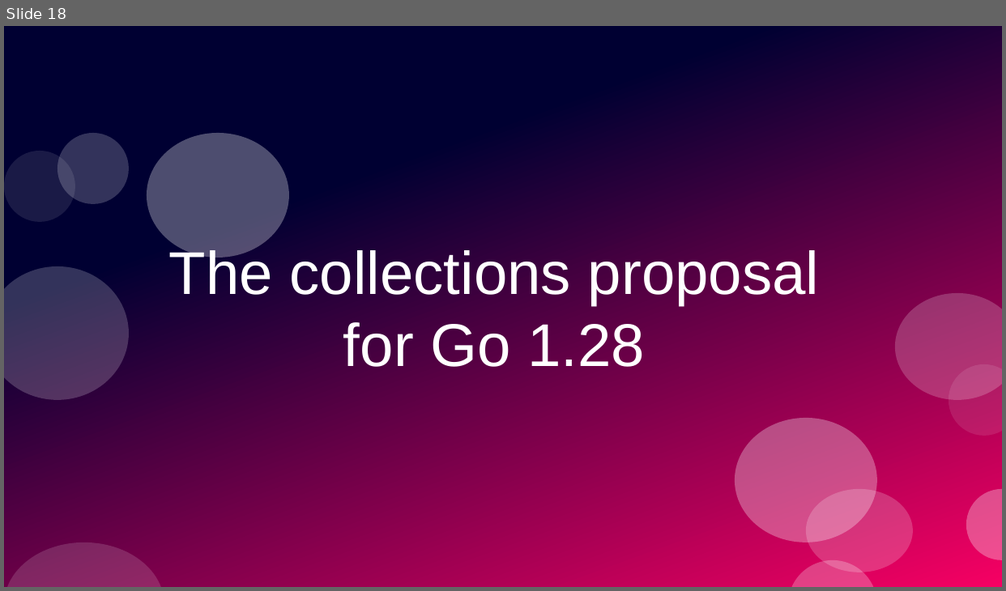
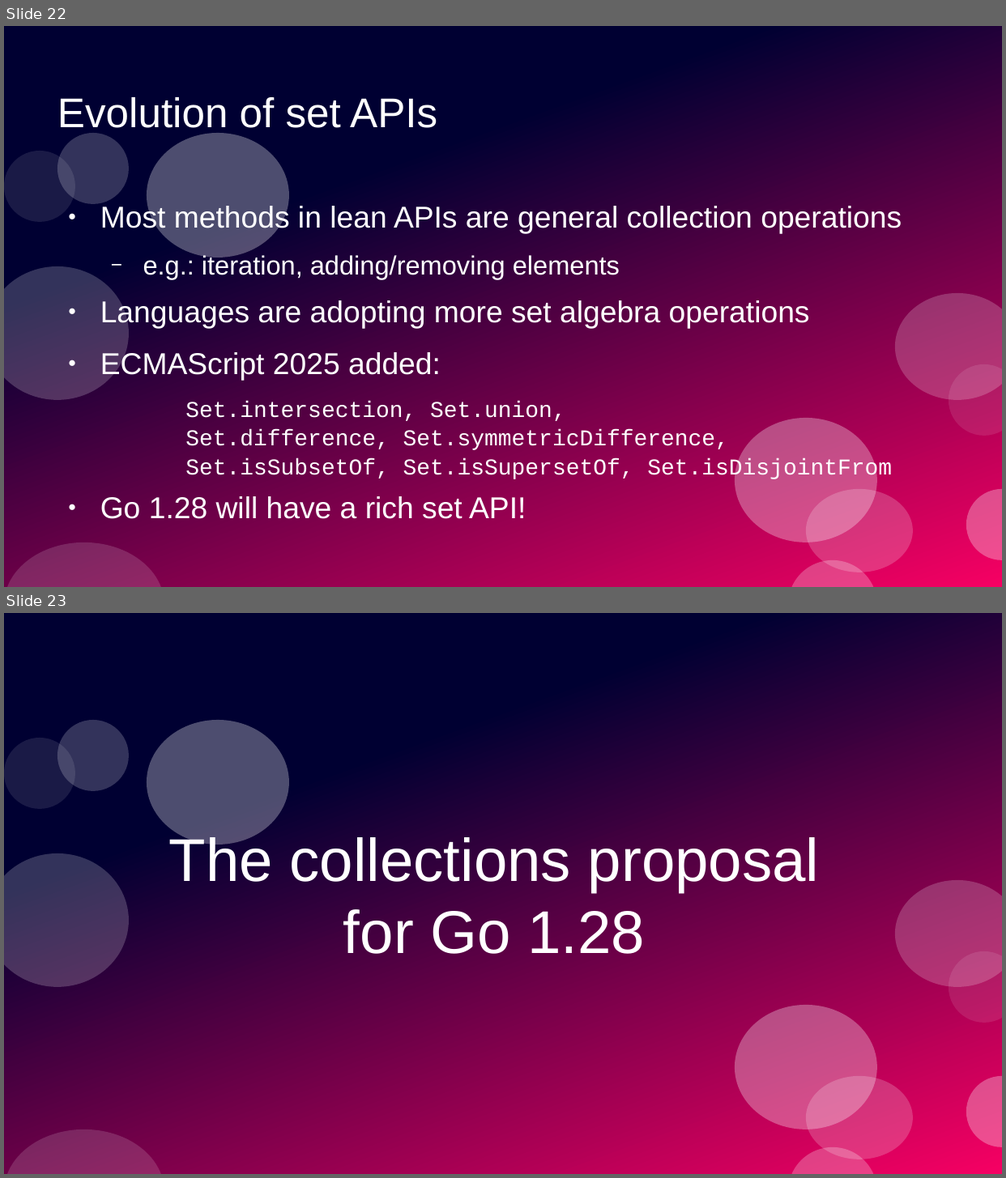
Before and after one commit to ramalho/sets-in-go, a slide deck: sets-in-go.odp. Shown one above the other, each under a label of ours: slide 18 before the commit, slides 22 and 23 after it. The pictures are 1006x591 and 1006x1178 pixels, drawn with LibreOffice and Linux fonts; fonts in the diff are those of the drawing. Boxes give left, top, right and bottom in pixels: in the first picture for what was removed or moved away, otherwise in the second. Text is boxed around its words. In the diff, an @@ line names an element or a change of style, - is before the commit and + after.

```diff
--- a/sets-in-go.odp
+++ b/sets-in-go.odp
@@ slide 22 added at (x1=4, y1=26, x2=1002, y2=587), background #FFFFFF; not listed: 12 template elements that a slide beside it also shows @@
@@ title added at (x1=57, y1=97, x2=437, y2=135), 33 pt, text #FFFFFF @@
+Evolution of set APIs
@@ text added at (x1=100, y1=204, x2=901, y2=519), 24 pt, text #FFFFFF @@
+● Most methods in lean APIs are general collection operations
+  − e.g.: iteration, adding/removing elements
+● Languages are adopting more set algebra operations
+● ECMAScript 2025 added:
+    Set.intersection, Set.union,
+    Set.difference, Set.symmetricDifference,
+    Set.isSubsetOf, Set.isSupersetOf, Set.isDisjointFrom
+● Go 1.28 will have a rich set API!
@@ what was slide 18 is now slide 23 @@
```
Also in this commit, not shown: 10 other slides added, 3 slides removed.
